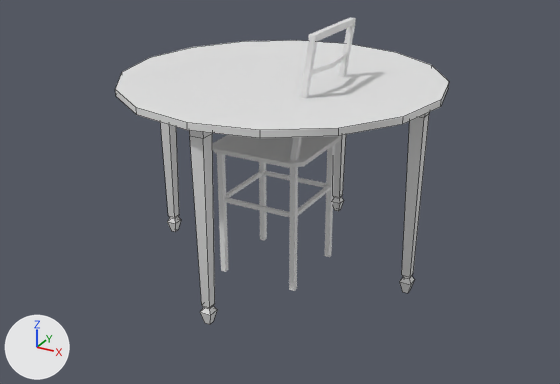
The Blender file assets/models/chair/chair.blend, before and after one commit.
The view is the same before and after, from a camera (50 mm lens) standing at (1.61, -2.9, 1.83) and looking at (0.03, -0.03, 0.39). Lighting does not change. The marker at lower left points along +X, +Y and +Z. Mesh edges are drawn as thin lines on the coarser meshes. The same objects are shown in both versions, whatever each file hides.

The scene before the commit, as lines of its bpy script (objects in view):
```python
me_cylinder_006 = bpy.data.meshes.new('Cylinder.006')
me_cylinder_006.from_pydata(...)  # 124 vertices, 90 faces; spans x -0.231..0.277, y -0.231..0.231, z -0.729..0.441
me_cylinder_006.polygons.foreach_set('use_smooth', [True] * 90)
me_cylinder_009 = bpy.data.meshes.new('Cylinder.009')
me_cylinder_009.from_pydata(...)  # 144 vertices, 122 faces; spans x -0.727..0.727, y -0.727..0.727, z -0.729..0.183
me_cylinder_009.polygons.foreach_set('use_smooth', [True] * 122)
ob_chair = bpy.data.objects.new('Chair', me_cylinder_006)
ob_chair.location = (0.0, 0.0, 0.729)
ob_table = bpy.data.objects.new('Table', me_cylinder_009)
ob_table.location = (0.0, 0.046, 0.729)
```
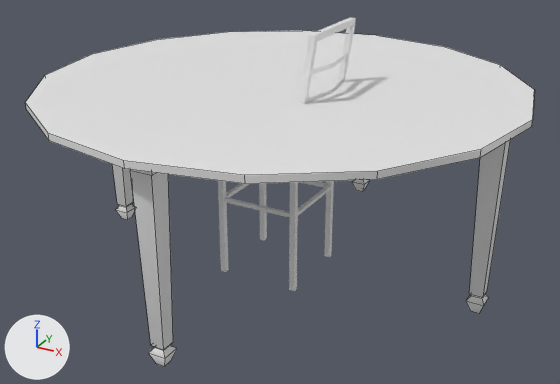
Pixel boxes (x1, y1, x2, y2) of what changed, in the pictures (560 x 384 px; the box of a moved part takes in the faces that stretch with it):
'Table', reshaped (52% wider, 18% taller)
    before: (115, 40, 449, 325)
    after: (25, 31, 534, 367)
part 1 of me_cylinder_009, moved or reshaped
    before: (115, 40, 449, 138)
    after: (25, 31, 534, 184)
part 2 of me_cylinder_009, moved or reshaped
    before: (160, 112, 429, 325)
    after: (112, 140, 510, 367)

The change, as a list of edits to the scene's bpy script:
```text
Change me_cylinder_009:
    used by ob_table; location = (0.0, 0.046, 0.729)
    remove me_cylinder_009.from_pydata(...)  # 144 vertices, 122 faces; spans x -0.727..0.727, y -0.727..0.727, z -0.729..0.183
    add me_cylinder_009.from_pydata(...)  # 144 vertices, 122 faces; spans x -1.09..1.09, y -1.09..1.09, z -0.73..0.159
    me_cylinder_009 part 1: the loose piece of 32 vertices spanning x -0.727..0.727, y -0.727..0.727, z 0.154..0.183 is scaled about its middle by (1.5, 1.5, 1), then moved by (0.0, 0.0, -0.025)
    me_cylinder_009 part 2: 112 of 144 vertices moved; they spanned x -0.674..0.674, y -0.674..0.674, z -0.729..0.154 and now span x -1.011..1.011, y -1.011..1.011, z -0.73..0.129; mean shift (0.0, 0.0, -0.011); largest move (-0.032, 0.674, 0.154) -> (-0.048, 1.011, 0.129)
```
